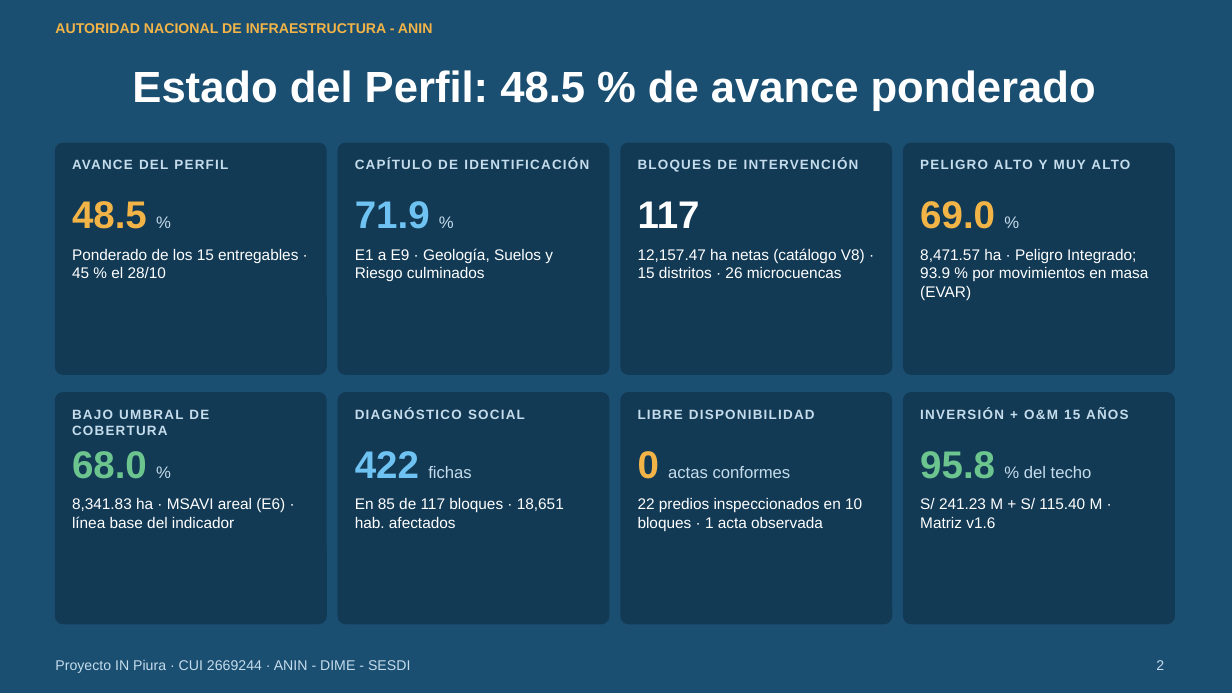
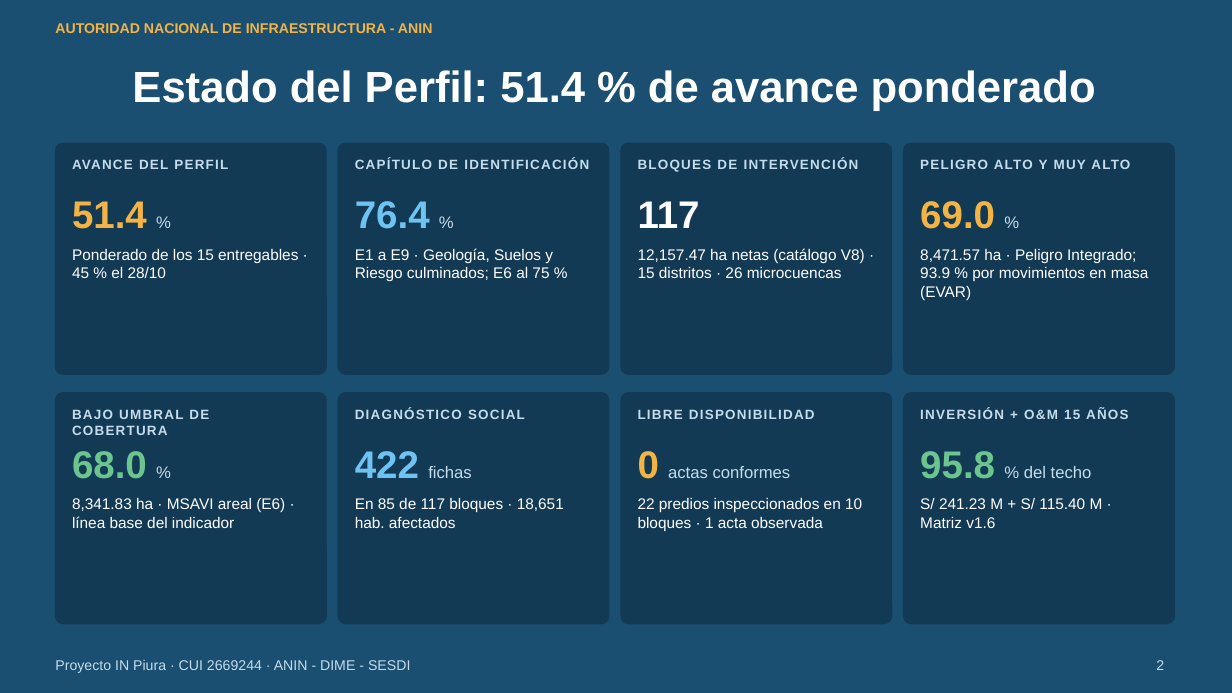
Before and after one commit to salomoncahuas-tech/Salomon1969, a slide deck: slide 2 of presentaciones/avance_perfil_sesdi_2026-11-03/Avance_Perfil_IN_Piura_SESDI_03_noviembre.pptx. Drawn at 1232x693 pixels with LibreOffice and Linux fonts; fonts in the diff are those of the drawing. Boxes give left, top, right and bottom in pixels: in the first picture for what was removed or moved away, otherwise in the second. Text is boxed around its words. In the diff, an @@ line names an element or a change of style, - is before the commit and + after.

```diff
--- a/presentaciones/avance_perfil_sesdi_2026-11-03/Avance_Perfil_IN_Piura_SESDI_03_noviembre.pptx
+++ b/presentaciones/avance_perfil_sesdi_2026-11-03/Avance_Perfil_IN_Piura_SESDI_03_noviembre.pptx
@@ title at box(132, 70, 1096, 111): text changed @@
-Estado del Perfil: 48.5 % de avance ponderado
+Estado del Perfil: 51.4 % de avance ponderado
@@ text at box(72, 201, 147, 229): text changed @@
-48.5 %
+51.4 %
@@ text at box(355, 201, 430, 229): text changed @@
-71.9 %
+76.4 %
@@ text at box(355, 248, 553, 281): text changed @@
-E1 a E9 · Geología, Suelos y Riesgo culminados
+E1 a E9 · Geología, Suelos y Riesgo culminados; E6 al 75 %
```
Also in this commit, not shown: 8 other slides changed, 3 other files.
